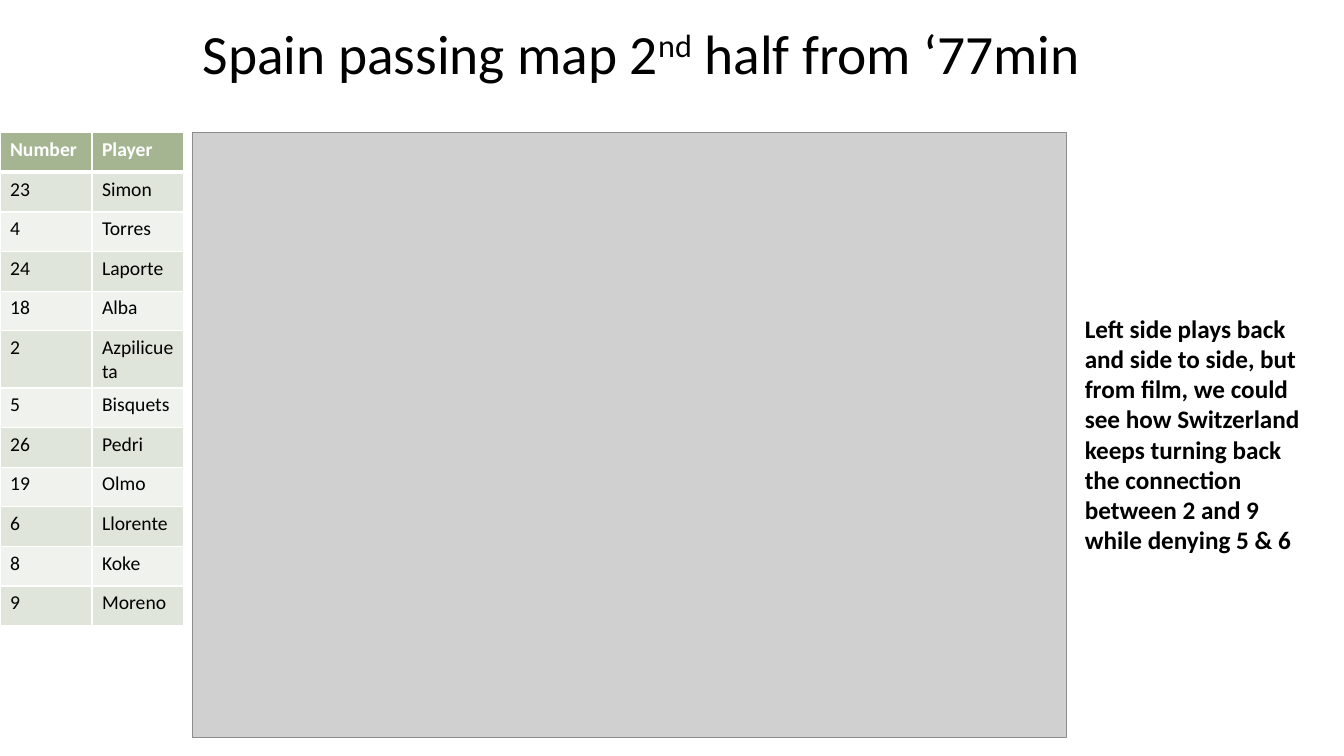
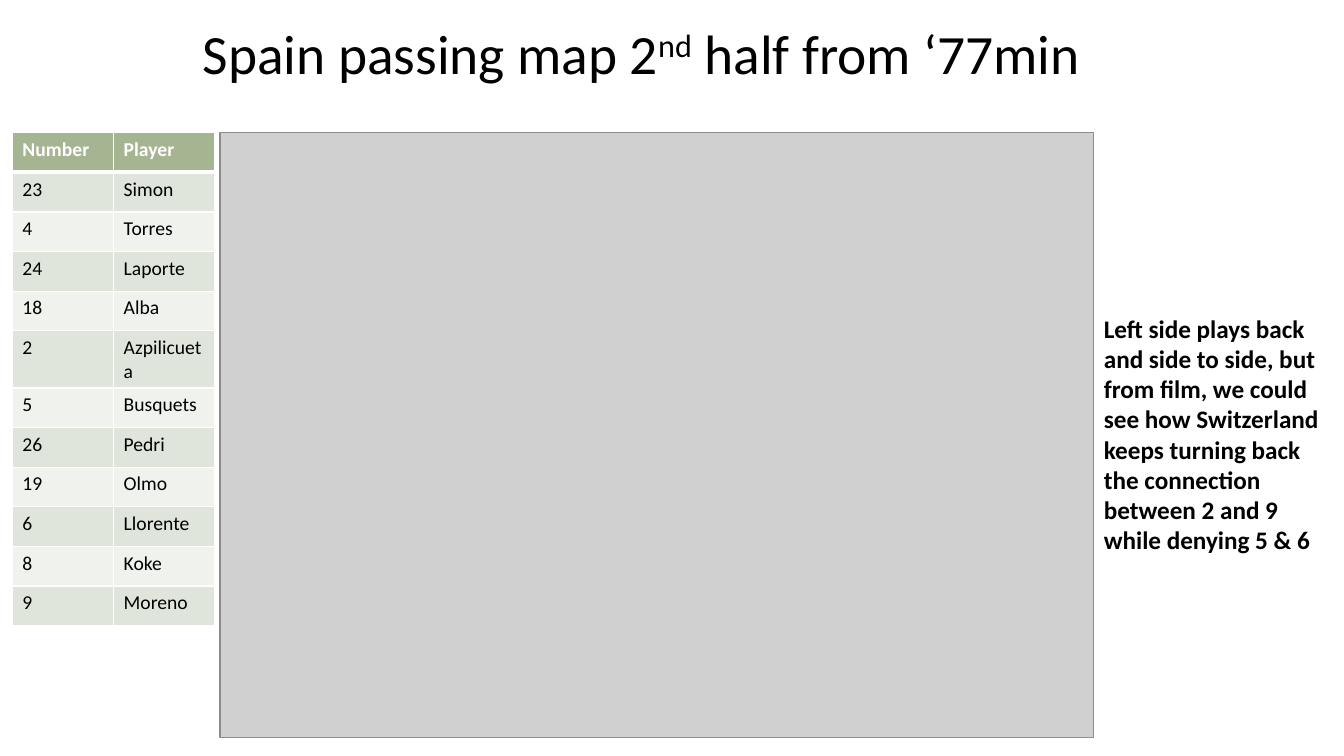
Before and after one commit to SHodapp117/Portfolio-, a slide deck: slide 13 of StatsBomb/Spain _analysis.pptm. Drawn at 1344x756 pixels with LibreOffice and Linux fonts; fonts in the diff are those of the drawing; grey boxes stand for pictures. Boxes give left, top, right and bottom in pixels: in the first picture for what was removed or moved away, otherwise in the second. Text is boxed around its words. In the diff, an @@ line names an element or a change of style, - is before the commit and + after.

```diff
--- a/StatsBomb/Spain _analysis.pptm
+++ b/StatsBomb/Spain _analysis.pptm
@@ table at (12, 133, 214, 626) @@
-row 7, column 2: Bisquets
+row 7, column 2: Busquets
@@ table: place and size @@
-table at (0, 133, 184, 626)
+table at (12, 133, 214, 626)
@@ picture: place and size @@
-picture at (193, 133, 1067, 738)
+picture at (220, 133, 1094, 738)
@@ text "Left side plays back and ...": place and size @@
-text "Left side plays back and ..." at (1085, 320, 1299, 554)
+text "Left side plays back and ..." at (1104, 320, 1318, 554)
```
Also in this commit, not shown: 4 other slides changed.
